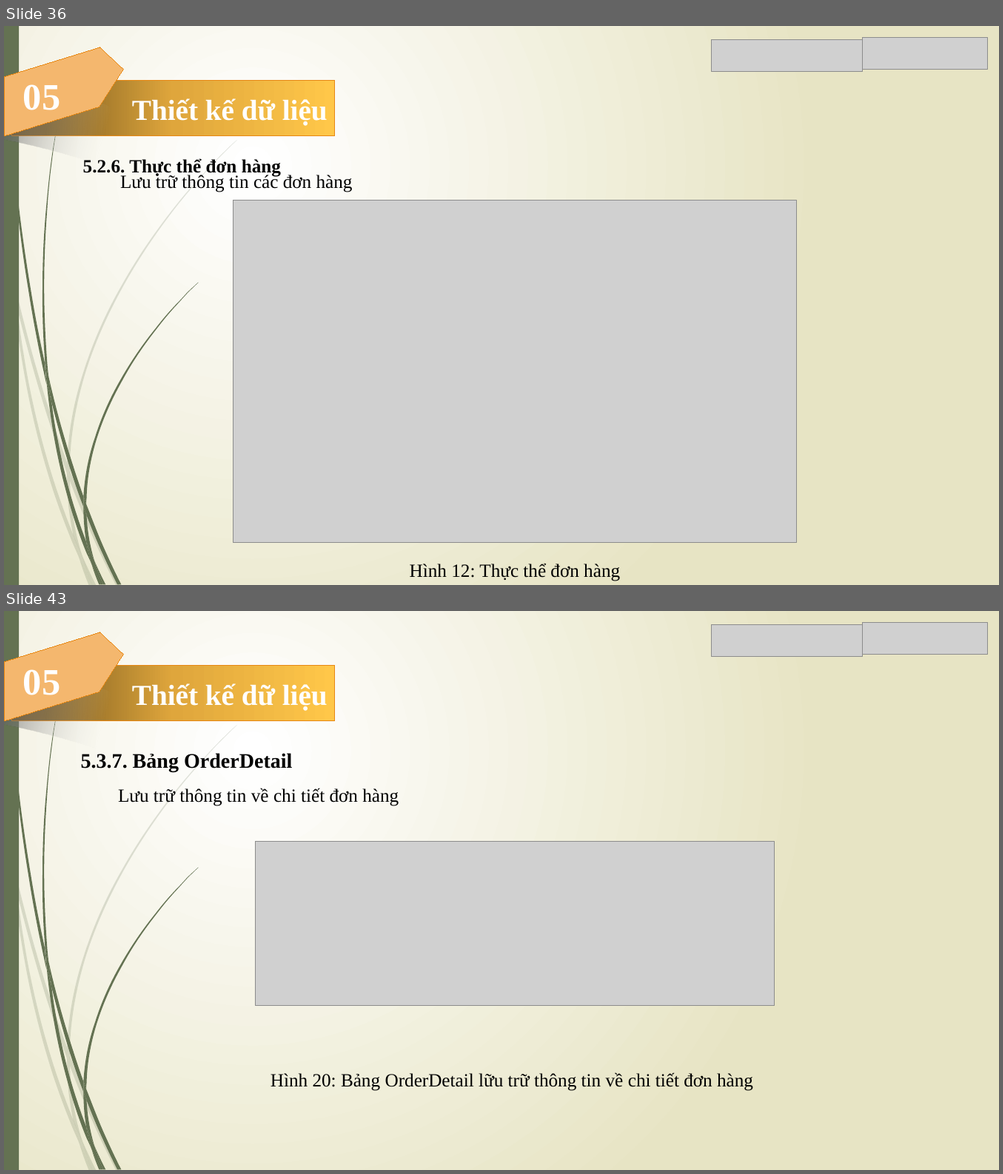
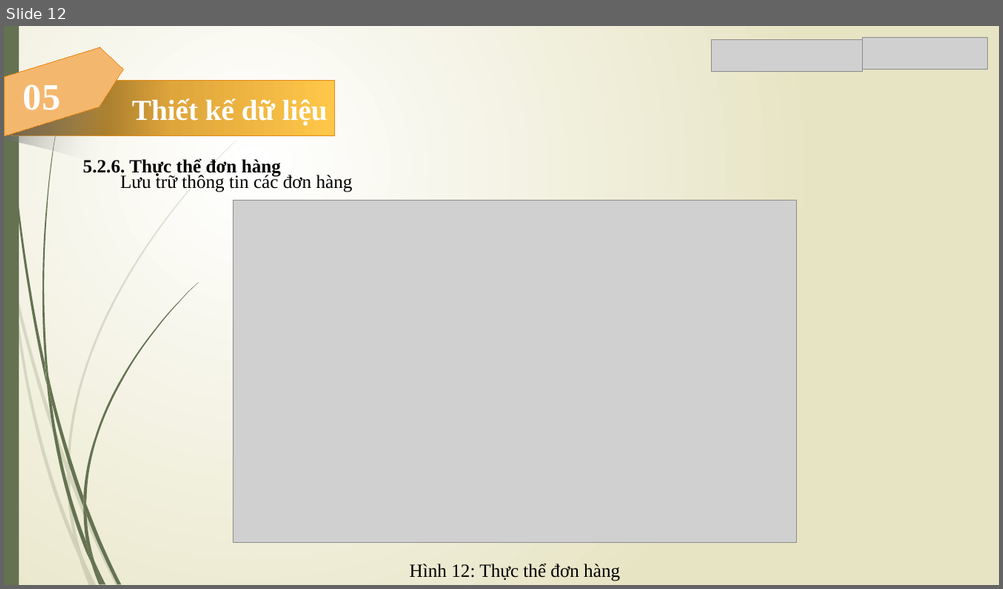
Before and after one commit to Trong-Nhan/Do_An_Ky_Cuoi, a slide deck: Slide Đồ Án.pptx. Shown one above the other, each under a label of ours: slides 36 and 43 before the commit, slide 12 after it; the slides between them are not shown. The pictures are 1003x1174 and 1003x589 pixels, drawn with LibreOffice and Linux fonts; fonts in the diff are those of the drawing; grey boxes stand for pictures. Boxes give left, top, right and bottom in pixels: in the first picture for what was removed or moved away, otherwise in the second. Text is boxed around its words. In the diff, an @@ line names an element or a change of style, - is before the commit and + after.

```diff
--- a/Slide Đồ Án.pptx
+++ b/Slide Đồ Án.pptx
@@ slide 43 removed at [4,611,999,1170], background gradient #FFFFFF to #E8E6C4; not listed: 24 template elements that a slide beside it also shows @@
@@ freeform shape removed at [4,632,123,721] @@
@@ picture removed at [711,624,862,657] @@
@@ picture removed at [862,623,988,655] @@
@@ freeform shape removed at [4,671,179,777] @@
@@ rectangle removed at [12,666,336,721] @@
-Thiết kế dữ liệu
@@ text removed at [23,669,60,695] @@
-05
@@ text removed at [81,753,398,806] @@
-5.3.7. Bảng OrderDetail
-Lưu trữ thông tin về chi tiết đơn hàng
@@ picture removed at [255,842,774,1005] @@
@@ text removed at [270,1073,753,1091] @@
-Hình 20: Bảng OrderDetail lữu trữ thông tin về chi tiết đơn hàng
@@ what was slide 36 is now slide 12 @@
```
Also in this commit, not shown: 48 other slides removed, 2 other files.
